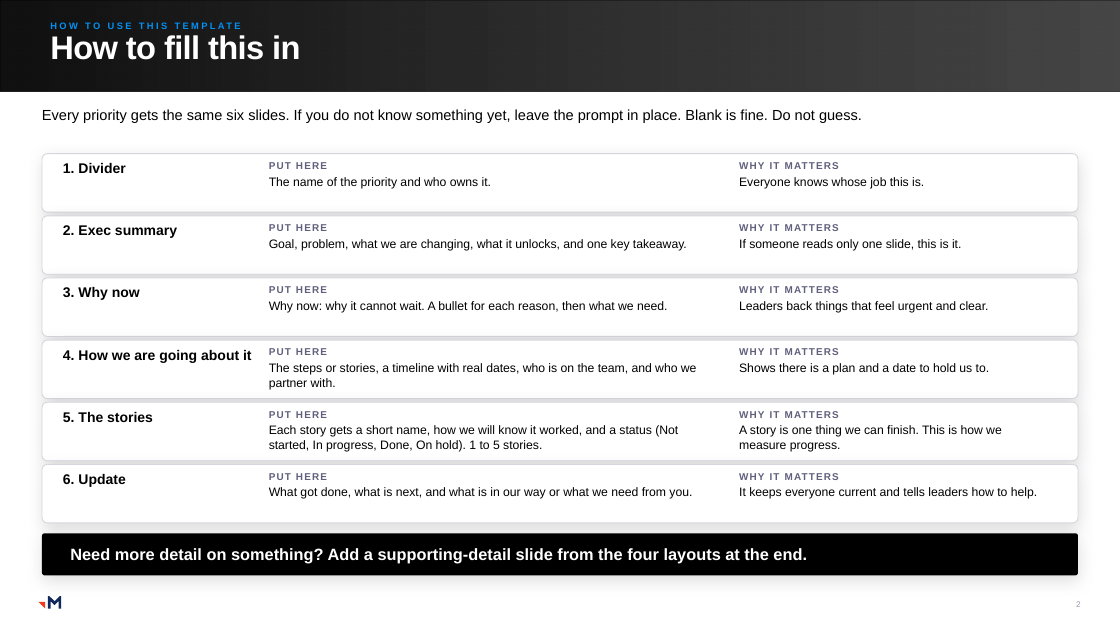
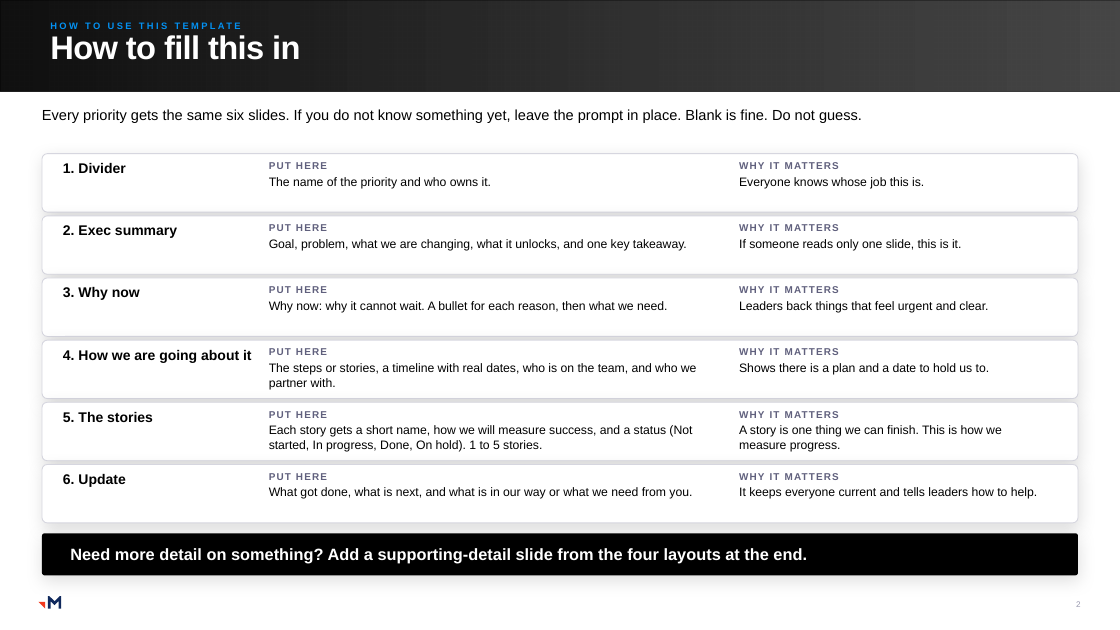
Before and after one commit to RachelHarrisMerkle/BasicMerkle, a slide deck: slide 2 of Priorities_Master.pptx. Drawn at 1120x630 pixels with LibreOffice and Linux fonts; fonts in the diff are those of the drawing; grey boxes stand for pictures. Boxes give left, top, right and bottom in pixels: in the first picture for what was removed or moved away, otherwise in the second. Text is boxed around its words. In the diff, an @@ line names an element or a change of style, - is before the commit and + after.

```diff
--- a/Priorities_Master.pptx
+++ b/Priorities_Master.pptx
@@ text at (x1=269, y1=425, x2=692, y2=452): text changed @@
-Each story gets a short name, how we will know it worked, and a status (Not started, In progress, Done, On hold). 1 to 5 stories.
+Each story gets a short name, how we will measure success, and a status (Not started, In progress, Done, On hold). 1 to 5 stories.
```
Also in this commit, not shown: 8 other slides changed, 1 other file.
